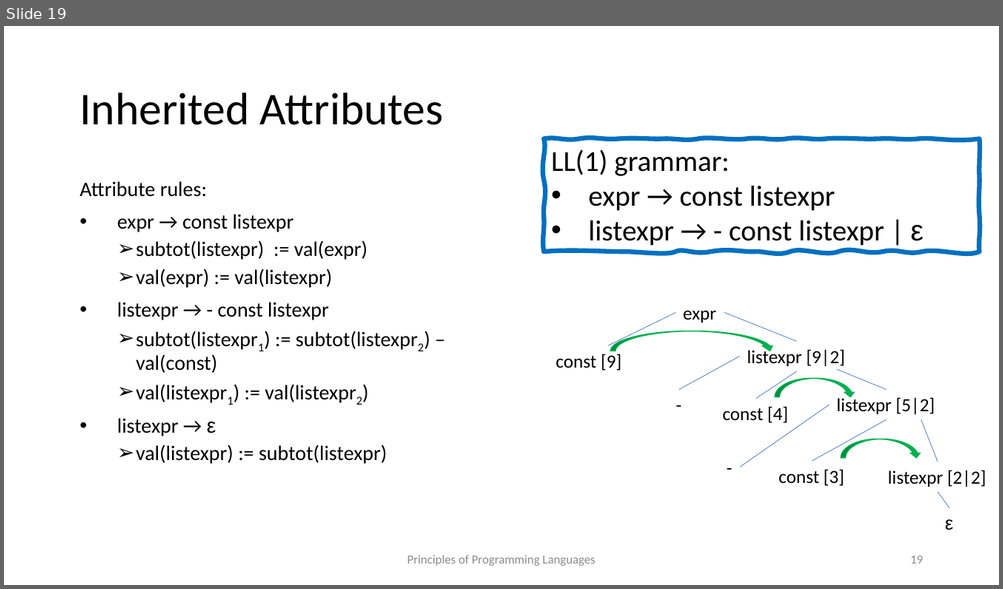
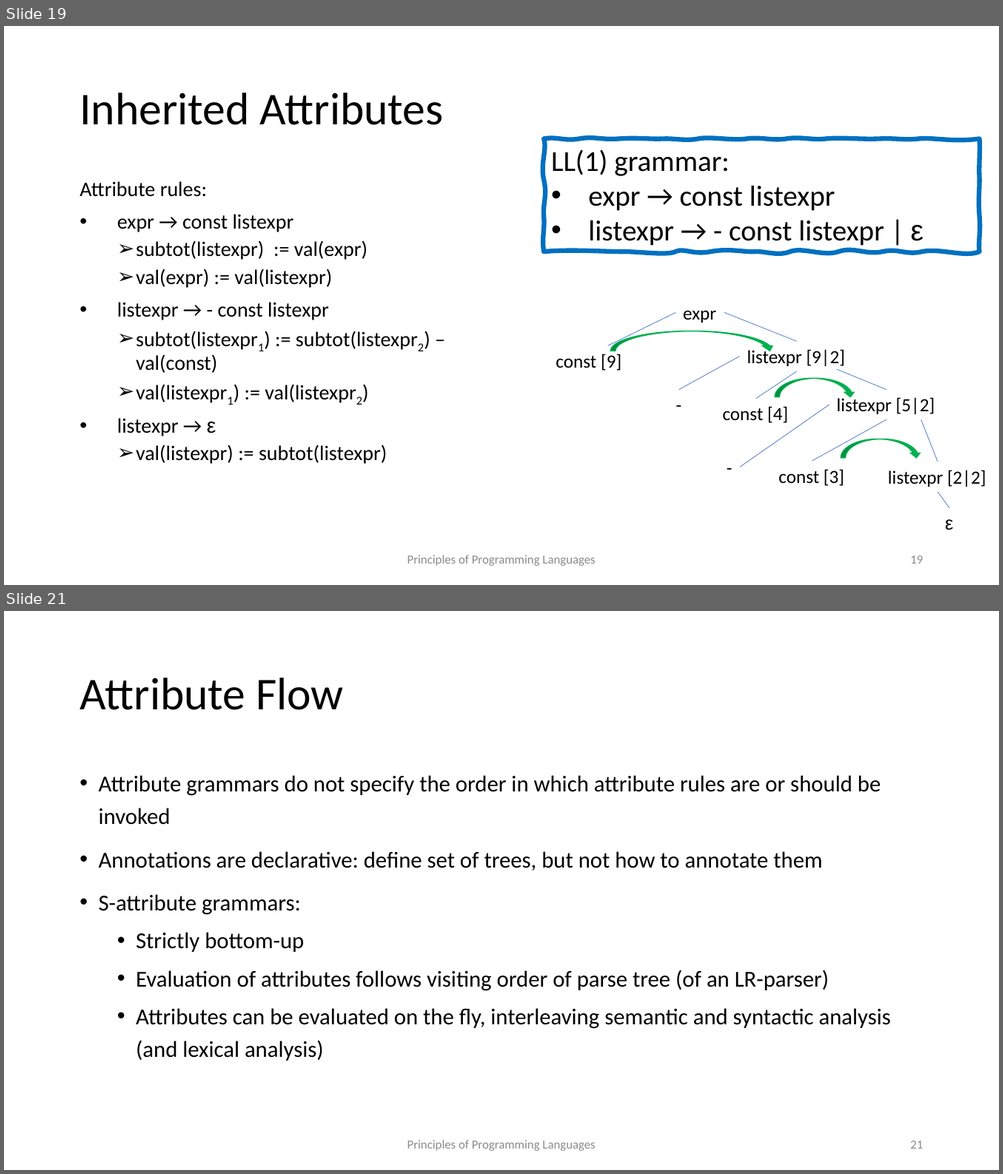
Before and after one commit to kongm/pl-design, a slide deck: semantics.pptx. Shown one above the other, each under a label of ours: slide 19 before the commit, slides 19 and 21 after it; the slides between them are not shown. The pictures are 1003x589 and 1003x1174 pixels, drawn with LibreOffice and Linux fonts; fonts in the diff are those of the drawing. Boxes give left, top, right and bottom in pixels: in the first picture for what was removed or moved away, otherwise in the second. Text is boxed around its words. In the diff, an @@ line names an element or a change of style, - is before the commit and + after.

Commit message:
adding scanning.pdf and updated versions of semantics.pdf and pptx. Semantics is mostly done

```diff
--- a/semantics.pptx
+++ b/semantics.pptx
@@ slide 21 added at box(4, 611, 999, 1170), background #FFFFFF @@
@@ title added at box(79, 678, 344, 710), 44 pt, text #000000 @@
+Attribute Flow
@@ text added at box(99, 775, 891, 1061), 22 pt, text #000000 @@
+• Attribute grammars do not specify the order in which attribute rules are or should be invoked
+• Annotations are declarative: define set of trees, but not how to annotate them
+• S-attribute grammars:
+  • Strictly bottom-up
+  • Evaluation of attributes follows visiting order of parse tree (of an LR-parser)
+  • Attributes can be evaluated on the fly, interleaving semantic and syntactic analysis (and lexical analysis)
@@ text added at box(407, 1140, 595, 1151), 12 pt, text #8C8C8C @@
+Principles of Programming Languages
@@ page number added at box(910, 1141, 922, 1149), 12 pt, text #8C8C8C @@
+21
```
Also in this commit, not shown: 1 slide changed, 5 other slides added, 2 other files.
